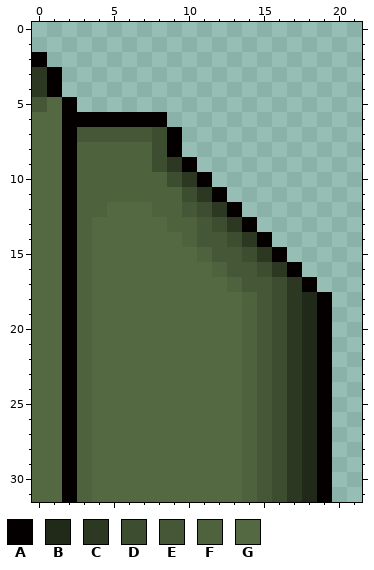
Pixel-art sprite, stored at gfx/MShockXotto+/pngs_tiles_32x32/vehicle/boards/vp_hdhalfboard_ne.png. Above: the version before the commit.
The file is 32x32 pixels. Colours within 5 levels of each other are drawn and written as one. Shown: x 0..21, y 0..31.
Palette (. is transparent): A #050000  B #212919  C #2d3823  D #3d4d30  E #455736  F #4e623d  G #546942
Pixels before, first column x 0:
 2 A...................
 3 CA..................
 4 CA..................
 5 EGA.................
 6 GGAAAAAAA...........
 7 GGAEEEEEDA..........
 8 GGAFFFFFDA..........
 9 GGAFFFFFDCA.........
10 GGAFFFFFFDCA........
11 GGAFFFFFFFDCA.......
12 GGAFFGGGFFEDCA......
13 GGAFGGGGGFFEDCA.....
14 GGAFGGGGGGFEEDCA....
15 GGAFGGGGGGGFEEDCA...
16 GGAFGGGGGGGGFEEDCA..
17 GGAFGGGGGGGGGFEEDCA.
18 GGAFGGGGGGGGGGFEDCBA
19 GGAFGGGGGGGGGGFEDCBA
20 GGAFGGGGGGGGGGFEDCBA
21 GGAFGGGGGGGGGGFEDCBA
22 GGAFGGGGGGGGGGFEDCBA
23 GGAFGGGGGGGGGGFEDCBA
24 GGAFGGGGGGGGGGFEDCBA
25 GGAFGGGGGGGGGGFEDCBA
26 GGAFGGGGGGGGGGFEDCBA
27 GGAFGGGGGGGGGGFEDCBA
28 GGAFGGGGGGGGGGFEDCBA
29 GGAFGGGGGGGGGGFEDCBA
30 GGAFGGGGGGGGGGFEDCBA
31 GGAFGGGGGGGGGGFEDCBA
The same view after the edit:
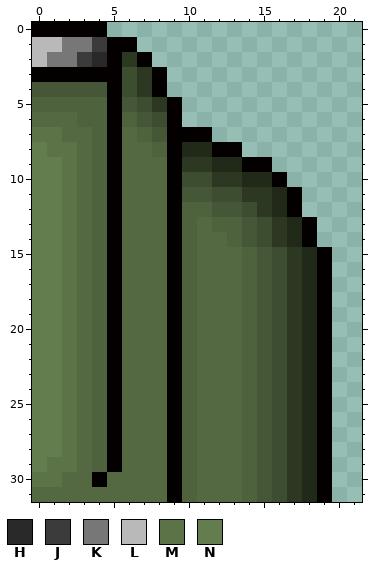
Colours new in this view: H #292929  J #3b3b3b  K #777777  L #b9b9b9  M #5c7348  N #647d4e
Diff:
y 0: x 0..4 ..... -> AAAAA
y 1: x 0..6 ....... -> LLKKJAA
y 2: x 0..7 A....... -> LKKJHACA
y 3: x 0 C -> A; x 2..8 ....... -> AAAADCA
y 4: x 0..8 CA....... -> EEEEEADCA
y 5: x 0..9 EGA....... -> FFFFFAEDCA
y 6: x 2..4 AAA -> GFF; x 6..9 AAA. -> FEDA
y 7: x 0..8 GGAEEEEED -> MMGGFAGFE; x 10..11 .. -> AA
y 8: x 0..3 GGAF -> NMMG; x 5..8 FFFD -> AGGF; x 10..13 .... -> BBAA
y 9: x 0..3 GGAF -> NNMG; x 5..15 FFFDCA..... -> AGGGACCBBAA
y 10: x 0..3 GGAF -> NNMG; x 5..16 FFFFDCA..... -> AGGGADDCCBBA
y 11: x 0..3 GGAF -> NNMG; x 5..17 FFFFFDCA..... -> AGGGAEEDDCCBA
y 12: x 0..3 GGAF -> NNMG; x 5 G -> A; x 8..17 FFEDCA.... -> GAFFEEDCBA
y 13: x 0..5 GGAFGG -> NNMGFA; x 9 F -> A; x 11..18 EDCA.... -> GFFEDCBA
y 14: x 0..5 GGAFGG -> NNMGFA; x 9 G -> A; x 11..18 EEDCA... -> GGFEDCBA
y 15: x 0..5 GGAFGG -> NNMGFA; x 9..19 GGFEEDCA... -> AFGGGFEDCBA
y 16: x 0..5 GGAFGG -> NNMGFA; x 9..10 GG -> AF; x 12..19 FEEDCA.. -> GGFEDCBA
y 17: x 0..5 GGAFGG -> NNMGFA; x 9..10 GG -> AF; x 13..14 FE -> GF; x 18..19 A. -> BA
y 18..28: x 0..5 GGAFGG -> NNMGFA; x 9..10 GG -> AF
y 29: x 0..5 GGAFGG -> NMMGFA; x 9..10 GG -> AF
y 30: x 0..4 GGAFG -> MMGGA; x 9..10 GG -> AF
y 31: x 2..3 AF -> GG; x 9..10 GG -> AF
Where, in picture pixels (left, top, right, bottom), the same in both pictures:
changed: (32, 22, 332, 502)
